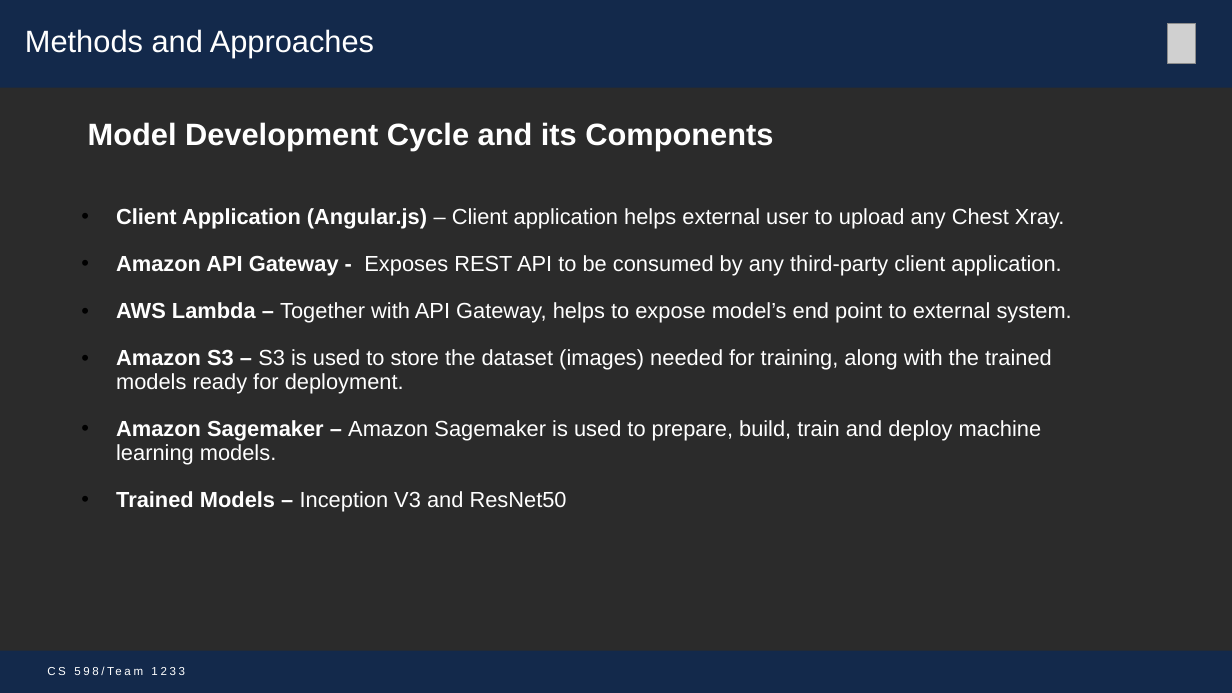
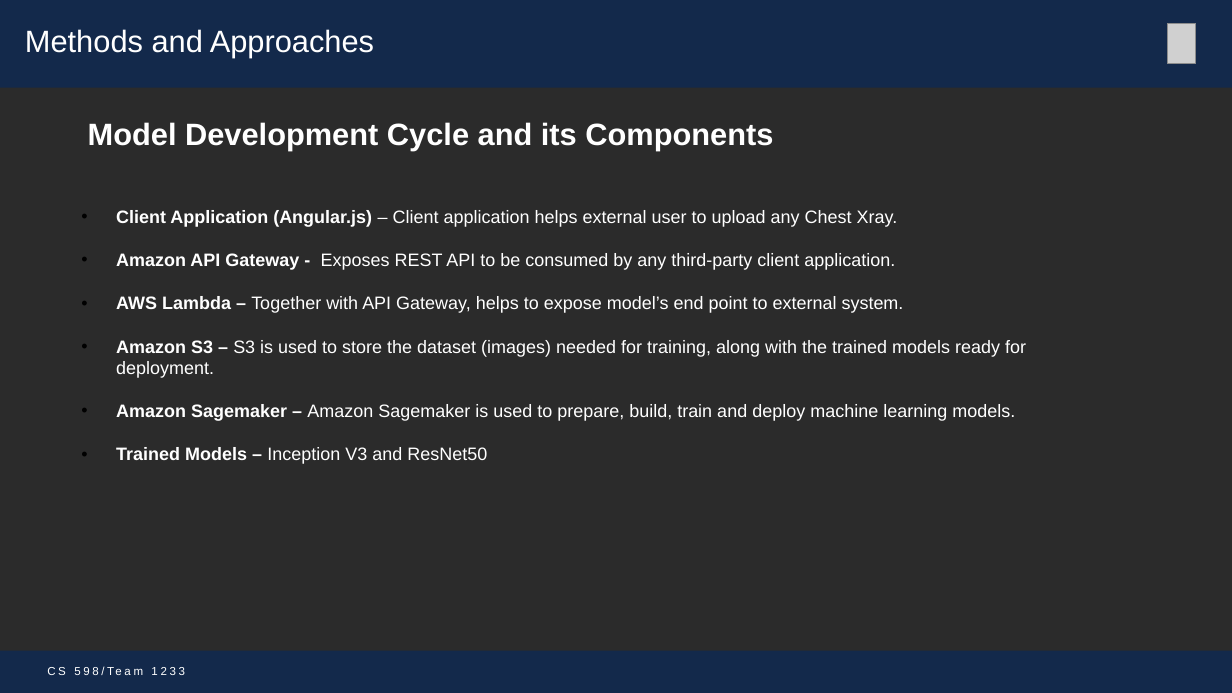
Before and after one commit to mohitbhadauria10/DL-Project, a slide deck: slide 7 of Presentation_Team_1233 _mike.pptx. Drawn at 1232x693 pixels with LibreOffice and Linux fonts; fonts in the diff are those of the drawing; grey boxes stand for pictures; background and template pictures are left out; a plain dark background stands for a picture behind light text. Boxes give left, top, right and bottom in pixels: in the first picture for what was removed or moved away, otherwise in the second. Text is boxed around its words. In the diff, an @@ line names an element or a change of style, - is before the commit and + after.

```diff
--- a/Presentation_Team_1233 _mike.pptx
+++ b/Presentation_Team_1233 _mike.pptx
@@ text "Client Application (Angular.js) – Client ..." at (116, 210, 1026, 464): size 17 to 14 pt; line spacing 0.9 to 1 @@
```
Also in this commit, not shown: 5 other slides changed, 1 slide added, 3 other files.
